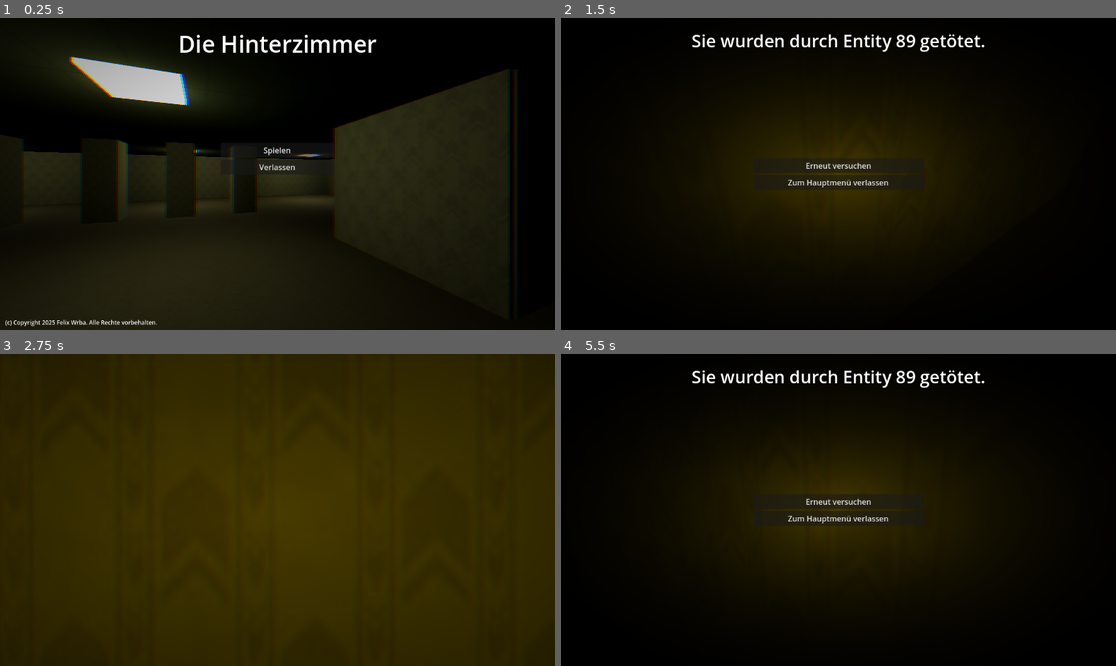
Above: before the commit, frames 1-4 (two rows, left to right).
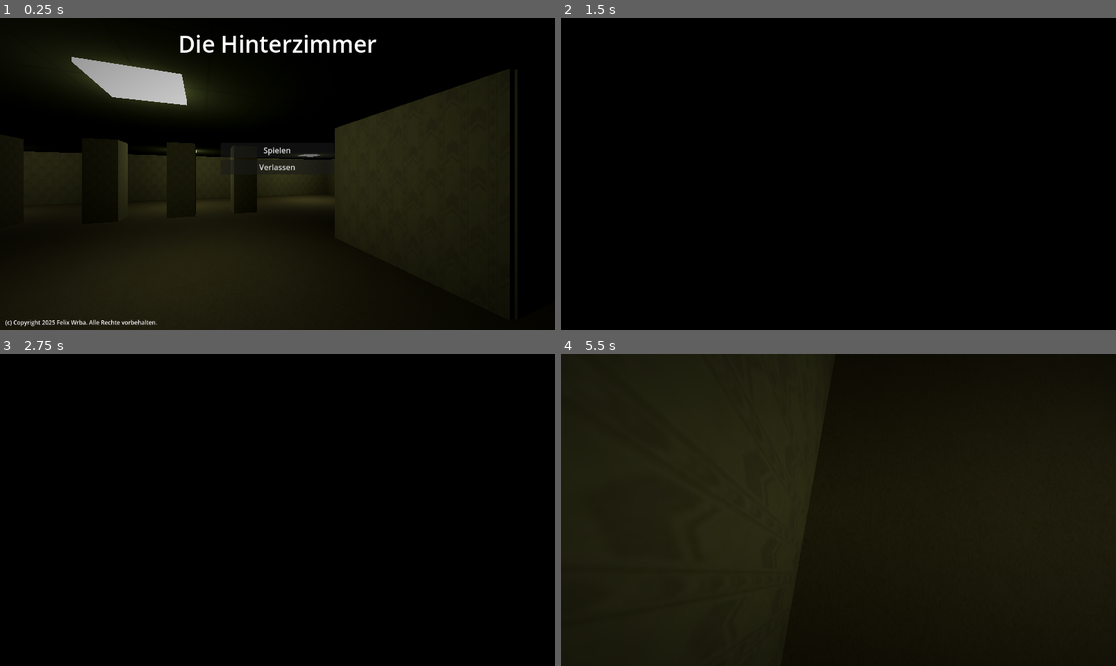
Above: after the commit, the same moments.

Repository: FelixWrba/backrooms_game
Game: Godot game, scene res://screens/menu.tscn
Two runs of this game, one before a commit and one after it. Both use one fixed random seed, a clock stepped at 60 frames per second and the inputs below.
Inputs (mouse positions are in pixels of both pictures, inside the frame that each line leads up to):
- Up to frame 1 (0.25 s): no input
- Up to frame 2 (1.5 s): click "Spielen" at 0.5 s; tap Enter at 1.25 s; move the mouse to (866, 174) at 1.27 s; hold Up (ui_up) from 1.28 s (still down)
- Up to frame 3 (2.75 s): tap Space (jump) at 1.52 s; release Up (ui_up) at 2 s; click (277, 500) at 2 s, where only the run before the commit has a clickable "Erneut versuchen"
- Up to frame 4 (5.5 s): tap Space (jump) at 2.75, 3.02, 4.25, 4.52, 5.27 s; move the mouse to (810, 510) at 2.77 s; hold Up (ui_up) 2.78-3.53 s; tap Enter at 3.5, 5 s; move the mouse to (894, 441) at 3.52 s; hold D (right) 3.53-4.28 s; move the mouse to (810, 572) at 4.27 s; hold Up (ui_up) 4.28-5.03 s; move the mouse to (1005, 556) at 5.02 s; hold A (left) from 5.03 s (still down)

The runs differ from the first frame. In frame 1, 1.0% of the frame differs, in the area x 5-94%, y 12-69%; in frame 2, 18%; in frame 3, 100%, in the area x 0-100%, y 0-100%; in frame 4, 30%.

Commit message:
Added smiler

Diff:
--- a/chunks.gd
+++ b/chunks.gd
@@ -1,6 +1,7 @@
 extends Node
 
 @onready var player: CharacterBody3D = $"../../player"
+const smiler = preload("uid://b8lldogimavgu")
 
 const chunkSize = 8
 const renderDistance = 8
@@ -19,6 +20,12 @@
 	load("res://chunks/11.tscn"),
 	load("res://chunks/12.tscn"),
 ]
+var darkChunks = {
+	6: Vector3(1.0, 1.5, 0.0),
+	7: Vector3(0.0, 1.5, 0.0),
+	8: Vector3(0.0, 1.5, 0.2),
+	12: Vector3(0.0, 1.5, 0.0),
+}
 var chunkWalls = [
 	[0, 0, 0, 0],
 	[0, 0, 0, 0],
@@ -114,6 +121,8 @@
 
 func createChunk(x: int, z: int) -> void:
 	const wallProbability = 0.3
+	const smilerProbability = 1
+
 	var top := int(randf() < wallProbability)
 	var right := int(randf() < wallProbability)
 	var bottom := int(randf() < wallProbability)
@@ -137,12 +146,17 @@
 	if possibleChunks.size() != 0:
 		selectedChunk = possibleChunks[randi_range(0, possibleChunks.size() - 1)]
 
-	var chunkInstance = chunkOptions[selectedChunk.id].instantiate()
+	var chunkInstance: Node = chunkOptions[selectedChunk.id].instantiate()
 	chunkInstance.position.x = x * chunkSize
 	chunkInstance.position.z = z * chunkSize
 	chunkInstance.rotation.y = deg_to_rad(selectedChunk.angle)
 	add_child(chunkInstance)
 
+	if darkChunks.has(selectedChunk.id) and randf() < smilerProbability:
+		var smilerInstance =  smiler.instantiate()
+		smilerInstance.position = darkChunks[selectedChunk.id]
+		chunkInstance.add_child(smilerInstance)
+
 	if not chunks.has(x):
 		chunks[x] = {}
 
--- a/effects.tscn
+++ b/effects.tscn
@@ -1,21 +1,11 @@
-[gd_scene load_steps=5 format=3 uid="uid://bua0ohmdym1mc"]
+[gd_scene load_steps=3 format=3 uid="uid://bua0ohmdym1mc"]
 
-[ext_resource type="Shader" uid="uid://cwmwpeq8srb15" path="res://rgb_displace.gdshader" id="1_nwluy"]
 [ext_resource type="Shader" uid="uid://bhbflk45jygr8" path="res://vignette.gdshader" id="2_ttf8j"]
-
-[sub_resource type="ShaderMaterial" id="ShaderMaterial_1hsv4"]
-shader = ExtResource("1_nwluy")
-shader_parameter/blur_amount = 9.499999986672947e-08
-shader_parameter/mix_amount = 0.0
-shader_parameter/color_over = Color(0, 0, 0, 1)
-shader_parameter/r_displacement = Vector2(3, 0)
-shader_parameter/g_displacement = Vector2(0, 0)
-shader_parameter/b_displacement = Vector2(-3, 0)
 
 [sub_resource type="ShaderMaterial" id="ShaderMaterial_753un"]
 shader = ExtResource("2_ttf8j")
 shader_parameter/outerRadius = 1.0
-shader_parameter/MainAlpha = 0.330000015675
+shader_parameter/color_over = Color(0, 0, 0, 0.38039216)
 
 [node name="Effects" type="Control"]
 layout_mode = 3
@@ -24,16 +14,6 @@
 anchor_bottom = 1.0
 grow_horizontal = 2
 grow_vertical = 2
-
-[node name="rgb_displace" type="ColorRect" parent="."]
-material = SubResource("ShaderMaterial_1hsv4")
-layout_mode = 1
-anchors_preset = 15
-anchor_right = 1.0
-anchor_bottom = 1.0
-grow_horizontal = 2
-grow_vertical = 2
-color = Color(0, 0, 0, 0)
 
 [node name="ColorRect" type="ColorRect" parent="."]
 material = SubResource("ShaderMaterial_753un")
--- a/main.tscn
+++ b/main.tscn
@@ -6,7 +6,9 @@
 [sub_resource type="Environment" id="Environment_0xm2m"]
 background_mode = 1
 background_color = Color(0.34360203, 0.28323072, 1.92523e-07, 1)
+background_energy_multiplier = 0.0
 ambient_light_color = Color(1, 1, 1, 1)
+ambient_light_energy = 0.0
 fog_mode = 1
 fog_light_color = Color(0.12347304, 0.12347304, 0.12347304, 1)
 fog_light_energy = 0.0
@@ -17,7 +19,7 @@
 
 [node name="Node3D" type="Node3D"]
 
-[node name="player" parent="." instance=ExtResource("1_ig7tw")]
+[node name="player" parent="." groups=["player"] instance=ExtResource("1_ig7tw")]
 transform = Transform3D(1, 0, 0, 0, 1, 0, 0, 0, 1, 0, 2.9172106, 4.5062265)
 
 [node name="level" parent="." instance=ExtResource("2_0xm2m")]
--- a/player.gd
+++ b/player.gd
@@ -7,6 +7,7 @@
 const MOUSE_SENSITIVITY = 0.5
 
 var isPaused = false
+var isDead = false
 
 func _ready() -> void:
 	Input.set_mouse_mode(Input.MOUSE_MODE_CAPTURED)
@@ -15,6 +16,9 @@
 	# Add the gravity.
 	if not is_on_floor():
 		velocity += get_gravity() * delta
+
+	if isDead:
+		return
 
 	# Handle jump.
 	if Input.is_action_just_pressed("jump") and is_on_floor():
@@ -33,6 +37,8 @@
 	move_and_slide()
 
 func _input(event) -> void:
+	if isDead: return
+
 	if event is InputEventMouseMotion and not isPaused:
 		rotate_y(deg_to_rad(-event.relative.x * MOUSE_SENSITIVITY))
 		head.rotate_x(deg_to_rad(-event.relative.y * MOUSE_SENSITIVITY))
@@ -45,15 +51,16 @@
 		get_node('head/Camera3D/pause').visible = true
 		Input.set_mouse_mode(Input.MOUSE_MODE_VISIBLE)
 
-	# Die
-	if Input.is_action_just_pressed('ui_up'):
-		get_tree().paused = true
-		get_node('head/Camera3D/death').visible = true
-		Input.set_mouse_mode(Input.MOUSE_MODE_VISIBLE)
-
 # Unpause game
 func _on_pause_continue_game() -> void:
-		get_tree().paused = false
-		isPaused = false
-		get_node('head/Camera3D/pause').visible = false
-		Input.set_mouse_mode(Input.MOUSE_MODE_CAPTURED)
+	get_tree().paused = false
+	isPaused = false
+	get_node('head/Camera3D/pause').visible = false
+	Input.set_mouse_mode(Input.MOUSE_MODE_CAPTURED)
+
+func die(faceAngle: Vector3) -> void:
+	rotate_y(faceAngle.y)
+	head.rotate_x(faceAngle.z)
+	isDead = true
+	$AnimationPlayer.play("death")
+	Input.set_mouse_mode(Input.MOUSE_MODE_VISIBLE)
--- a/player.tscn
+++ b/player.tscn
@@ -8,6 +8,109 @@
 [sub_resource type="CapsuleMesh" id="CapsuleMesh_sh265"]
 
 [sub_resource type="CapsuleShape3D" id="CapsuleShape3D_4flbx"]
+
+[sub_resource type="Animation" id="Animation_sweqy"]
+length = 2.0
+tracks/0/type = "bezier"
+tracks/0/imported = false
+tracks/0/enabled = true
+tracks/0/path = NodePath(".:rotation:x")
+tracks/0/interp = 1
+tracks/0/loop_wrap = true
+tracks/0/keys = {
+"handle_modes": PackedInt32Array(0, 2),
+"points": PackedFloat32Array(0, -0.25, 0, 0.25, 0, 1.5707964, -0.083333336, -0.2617994, 0, 0),
+"times": PackedFloat32Array(0, 0.5)
+}
+tracks/1/type = "value"
+tracks/1/imported = false
+tracks/1/enabled = true
+tracks/1/path = NodePath("head/Camera3D/death:visible")
+tracks/1/interp = 1
+tracks/1/loop_wrap = true
+tracks/1/keys = {
+"times": PackedFloat32Array(0, 0.8),
+"transitions": PackedFloat32Array(1, 1),
+"update": 1,
+"values": [false, true]
+}
+tracks/2/type = "bezier"
+tracks/2/imported = false
+tracks/2/enabled = true
+tracks/2/path = NodePath("head/Camera3D/death:modulate:a")
+tracks/2/interp = 1
+tracks/2/loop_wrap = true
+tracks/2/keys = {
+"handle_modes": PackedInt32Array(0, 2),
+"points": PackedFloat32Array(0, -0.25, 0, 0.25, 0, 1, -0.20000002, -0.16666667, 0, 0),
+"times": PackedFloat32Array(0, 1.2)
+}
+tracks/3/type = "bezier"
+tracks/3/imported = false
+tracks/3/enabled = true
+tracks/3/path = NodePath(".:position:y")
+tracks/3/interp = 1
+tracks/3/loop_wrap = true
+tracks/3/keys = {
+"handle_modes": PackedInt32Array(0, 2),
+"points": PackedFloat32Array(0, -0.25, 0, 0.25, 0, -0.45, -0.083333336, 0.075, 0, 0),
+"times": PackedFloat32Array(0, 0.5)
+}
+
+[sub_resource type="Animation" id="Animation_hqtel"]
+resource_name = "death"
+length = 2.0
+tracks/0/type = "bezier"
+tracks/0/imported = false
+tracks/0/enabled = true
+tracks/0/path = NodePath(".:rotation:x")
+tracks/0/interp = 1
+tracks/0/loop_wrap = true
+tracks/0/keys = {
+"handle_modes": PackedInt32Array(2, 0),
+"points": PackedFloat32Array(0, -0.25, 0, 0.25, 0, 1.5707964, -0.16666667, -0.2617994, 0, 0),
+"times": PackedFloat32Array(0, 0.6333333)
+}
+tracks/1/type = "value"
+tracks/1/imported = false
+tracks/1/enabled = true
+tracks/1/path = NodePath("head/Camera3D/death:visible")
+tracks/1/interp = 1
+tracks/1/loop_wrap = true
+tracks/1/keys = {
+"times": PackedFloat32Array(1, 1.1),
+"transitions": PackedFloat32Array(1, 1),
+"update": 1,
+"values": [false, true]
+}
+tracks/2/type = "bezier"
+tracks/2/imported = false
+tracks/2/enabled = true
+tracks/2/path = NodePath("head/Camera3D/death:modulate:a")
+tracks/2/interp = 1
+tracks/2/loop_wrap = true
+tracks/2/keys = {
+"handle_modes": PackedInt32Array(0, 2),
+"points": PackedFloat32Array(0, -0.25, 0, 0.25, 0, 1, -0.083333336, -0.16666667, 0, 0),
+"times": PackedFloat32Array(1, 1.5)
+}
+tracks/3/type = "bezier"
+tracks/3/imported = false
+tracks/3/enabled = true
+tracks/3/path = NodePath(".:position:y")
+tracks/3/interp = 1
+tracks/3/loop_wrap = true
+tracks/3/keys = {
+"handle_modes": PackedInt32Array(0, 0),
+"points": PackedFloat32Array(0, -0.25, 0, 0.25, 0, -0.45, -0.17, 0.075, 0, 0),
+"times": PackedFloat32Array(0, 0.6333333)
+}
+
+[sub_resource type="AnimationLibrary" id="AnimationLibrary_sweqy"]
+_data = {
+&"RESET": SubResource("Animation_sweqy"),
+&"death": SubResource("Animation_hqtel")
+}
 
 [node name="CharacterBody3D" type="CharacterBody3D"]
 script = ExtResource("1_4flbx")
@@ -32,5 +135,11 @@
 
 [node name="death" parent="head/Camera3D" instance=ExtResource("2_i3pqv")]
 visible = false
+modulate = Color(1, 1, 1, 0)
+
+[node name="AnimationPlayer" type="AnimationPlayer" parent="."]
+libraries = {
+&"": SubResource("AnimationLibrary_sweqy")
+}
 
 [connection signal="continue_game" from="head/Camera3D/pause" to="." method="_on_pause_continue_game"]
--- a/project.godot
+++ b/project.godot
@@ -51,5 +51,4 @@
 
 [rendering]
 
-renderer/rendering_method="gl_compatibility"
-renderer/rendering_method.mobile="gl_compatibility"
+renderer/rendering_method="mobile"
--- a/screens/death.tscn
+++ b/screens/death.tscn
@@ -1,12 +1,22 @@
-[gd_scene load_steps=5 format=3 uid="uid://b35mktx2ai8k0"]
+[gd_scene load_steps=7 format=3 uid="uid://b35mktx2ai8k0"]
 
 [ext_resource type="Script" uid="uid://bjuant4g0h6h6" path="res://screens/death.gd" id="1_u0uju"]
 [ext_resource type="Shader" uid="uid://bhbflk45jygr8" path="res://vignette.gdshader" id="2_43847"]
+[ext_resource type="Shader" uid="uid://cwmwpeq8srb15" path="res://rgb_displace.gdshader" id="3_0vewd"]
+
+[sub_resource type="ShaderMaterial" id="ShaderMaterial_41mcw"]
+shader = ExtResource("2_43847")
+shader_parameter/outerRadius = 1.0
+shader_parameter/color_over = Color(0.33, 0, 0, 0.43137255)
 
 [sub_resource type="ShaderMaterial" id="ShaderMaterial_0vewd"]
-shader = ExtResource("2_43847")
-shader_parameter/outerRadius = 1.0
-shader_parameter/MainAlpha = 0.750000035625
+shader = ExtResource("3_0vewd")
+shader_parameter/blur_amount = 0.0
+shader_parameter/mix_amount = 0.0
+shader_parameter/color_over = Color(0, 0, 0, 1)
+shader_parameter/r_displacement = Vector2(5, 0)
+shader_parameter/g_displacement = Vector2(0, 0)
+shader_parameter/b_displacement = Vector2(-5, 0)
 
 [sub_resource type="LabelSettings" id="LabelSettings_a6ppo"]
 font_size = 36
@@ -23,14 +33,13 @@
 script = ExtResource("1_u0uju")
 
 [node name="vignette" type="ColorRect" parent="."]
-material = SubResource("ShaderMaterial_0vewd")
+material = SubResource("ShaderMaterial_41mcw")
 layout_mode = 1
 anchors_preset = 15
 anchor_right = 1.0
 anchor_bottom = 1.0
 grow_horizontal = 2
 grow_vertical = 2
-color = Color(0, 0, 0, 0.14117648)
 
 [node name="rgb_displace" type="ColorRect" parent="."]
 material = SubResource("ShaderMaterial_0vewd")
@@ -43,6 +52,7 @@
 color = Color(0, 0, 0, 0.14117648)
 
 [node name="ui" type="Control" parent="."]
+process_mode = 3
 z_index = 1
 z_as_relative = false
 layout_mode = 1
--- a/screens/menu.tscn
+++ b/screens/menu.tscn
@@ -7,6 +7,7 @@
 [ext_resource type="PackedScene" uid="uid://bua0ohmdym1mc" path="res://effects.tscn" id="4_gq33n"]
 [ext_resource type="Script" uid="uid://bg2axuu48yq8f" path="res://screens/menu.gd" id="4_l48gv"]
 [ext_resource type="PackedScene" uid="uid://ddkmrk1vutgkq" path="res://chunks/12.tscn" id="5_ytr4m"]
+[ext_resource type="PackedScene" uid="uid://b8lldogimavgu" path="res://smiler.tscn" id="8_tsmig"]
 
 [sub_resource type="LabelSettings" id="LabelSettings_4hy44"]
 font_size = 48
@@ -53,6 +54,10 @@
 &"RESET": SubResource("Animation_ecwwl"),
 &"menu_animation": SubResource("Animation_l48gv")
 }
+
+[sub_resource type="Environment" id="Environment_tsmig"]
+background_energy_multiplier = 0.0
+ambient_light_energy = 0.0
 
 [node name="Node3D" type="Node3D"]
 
@@ -142,5 +147,12 @@
 [node name="12" parent="." instance=ExtResource("5_ytr4m")]
 transform = Transform3D(1, 0, 0, 0, 1, 0, 0, 0, 1, 0, 0, 16)
 
+[node name="smiler" parent="." instance=ExtResource("8_tsmig")]
+transform = Transform3D(1, 0, 0, 0, 1, 0, 0, 0, 1, -2.701, 1.629, 11.556325)
+isHostile = false
+
+[node name="WorldEnvironment" type="WorldEnvironment" parent="."]
+environment = SubResource("Environment_tsmig")
+
 [connection signal="pressed" from="Camera3D/menu/Control/play_button" to="Camera3D/menu" method="_on_play_button_pressed"]
 [connection signal="pressed" from="Camera3D/menu/Control/exit_button" to="Camera3D/menu" method="_on_exit_button_pressed"]
--- /dev/null
+++ b/smiler.gd
@@ -0,0 +1,37 @@
+extends Node3D
+
+@export var speed := 6.0
+@export var isHostile := true
+@export var attackDistance := 0.7
+
+@onready var player: CharacterBody3D
+
+var isChasingPlayer = false
+
+func _ready() -> void:
+	player = get_tree().get_first_node_in_group('player')
+
+func _process(delta: float) -> void:
+	if not isHostile: return
+	if player.isDead: return
+
+	look_at(Vector3(player.global_position.x, 1.4, player.global_position.z))
+
+	if isChasingPlayer:
+		var direction := (player.global_position - global_position)
+		if direction.length() > attackDistance:
+			direction = direction.normalized()
+			global_position += direction * speed * delta
+			global_position.y = 1.4
+		else:
+			isChasingPlayer = false
+			player.call('die', Vector3(deg_to_rad(rotation_degrees.x - 180), deg_to_rad(rotation_degrees.y - 180), 0))
+			$AnimationPlayer.play("smiler_attack")
+
+func _on_area_3d_body_entered(body: Node3D) -> void:
+	if body.is_in_group('player'):
+		isChasingPlayer = true
+
+func _on_area_3d_body_exited(body: Node3D) -> void:
+	if body.is_in_group('player'):
+		isChasingPlayer = false
--- /dev/null
+++ b/smiler.tscn
@@ -0,0 +1,112 @@
+[gd_scene load_steps=7 format=3 uid="uid://b8lldogimavgu"]
+
+[ext_resource type="Script" uid="uid://ckum0ewat6i5r" path="res://smiler.gd" id="1_cklaw"]
+[ext_resource type="Texture2D" uid="uid://bi0nis6norh6l" path="res://textures/smiler.png" id="1_y686f"]
+
+[sub_resource type="SphereShape3D" id="SphereShape3D_cklaw"]
+radius = 3.0
+
+[sub_resource type="Animation" id="Animation_cn3tx"]
+length = 10.0
+tracks/0/type = "bezier"
+tracks/0/imported = false
+tracks/0/enabled = true
+tracks/0/path = NodePath("Sprite3D:position:y")
+tracks/0/interp = 1
+tracks/0/loop_wrap = true
+tracks/0/keys = {
+"handle_modes": PackedInt32Array(0, 0),
+"points": PackedFloat32Array(0, -0.25, 0, 0.25, 0, -0.5, -0.083333336, 0.083333336, 0, 0),
+"times": PackedFloat32Array(0, 0.5)
+}
+tracks/1/type = "bezier"
+tracks/1/imported = false
+tracks/1/enabled = true
+tracks/1/path = NodePath("Sprite3D:position:z")
+tracks/1/interp = 1
+tracks/1/loop_wrap = true
+tracks/1/keys = {
+"handle_modes": PackedInt32Array(0, 2),
+"points": PackedFloat32Array(0, -0.25, 0, 0.25, 0, 0, -0.083333336, -0.20000002, 0, 0),
+"times": PackedFloat32Array(0, 0.5)
+}
+tracks/2/type = "bezier"
+tracks/2/imported = false
+tracks/2/enabled = true
+tracks/2/path = NodePath("Sprite3D:rotation:x")
+tracks/2/interp = 1
+tracks/2/loop_wrap = true
+tracks/2/keys = {
+"handle_modes": PackedInt32Array(0, 2),
+"points": PackedFloat32Array(0, -0.25, 0, 0.25, 0, 0, -0.083333336, -0.2617994, 0, 0),
+"times": PackedFloat32Array(0, 0.5)
+}
+
+[sub_resource type="Animation" id="Animation_cklaw"]
+resource_name = "smiler_attack"
+length = 10.0
+tracks/0/type = "bezier"
+tracks/0/imported = false
+tracks/0/enabled = true
+tracks/0/path = NodePath("Sprite3D:position:y")
+tracks/0/interp = 1
+tracks/0/loop_wrap = true
+tracks/0/keys = {
+"handle_modes": PackedInt32Array(0, 0),
+"points": PackedFloat32Array(0, -0.25, 0, 0.25, 0, -1.1, -0.083333336, 0.083333336, 0, 0),
+"times": PackedFloat32Array(0.5333333, 1.1333333)
+}
+tracks/1/type = "bezier"
+tracks/1/imported = false
+tracks/1/enabled = true
+tracks/1/path = NodePath("Sprite3D:position:z")
+tracks/1/interp = 1
+tracks/1/loop_wrap = true
+tracks/1/keys = {
+"handle_modes": PackedInt32Array(0, 0, 2, 0),
+"points": PackedFloat32Array(0, -0.25, 0, 0.25, 0, -0.9, -0.083333336, -0.083333336, 0, 0, -0.95, -0.009444456, 0.008333336, 0, 0, -0.95, -0.009444456, 0.008333336, 0, 0),
+"times": PackedFloat32Array(0.5333333, 1.1333333, 1.19, 1.25)
+}
+tracks/2/type = "bezier"
+tracks/2/imported = false
+tracks/2/enabled = true
+tracks/2/path = NodePath("Sprite3D:rotation:x")
+tracks/2/interp = 1
+tracks/2/loop_wrap = true
+tracks/2/keys = {
+"handle_modes": PackedInt32Array(0, 0),
+"points": PackedFloat32Array(0, -0.25, 0, 0.25, 0, -1.571, -0.083333336, -0.2617994, 0, 0),
+"times": PackedFloat32Array(0.5333333, 1.1333333)
+}
+
+[sub_resource type="AnimationLibrary" id="AnimationLibrary_ibney"]
+_data = {
+&"RESET": SubResource("Animation_cn3tx"),
+&"smiler_attack": SubResource("Animation_cklaw")
+}
+
+[node name="smiler" type="Node3D"]
+script = ExtResource("1_cklaw")
+
+[node name="Sprite3D" type="Sprite3D" parent="."]
+cast_shadow = 0
+pixel_size = 0.003
+texture = ExtResource("1_y686f")
+
+[node name="OmniLight3D" type="OmniLight3D" parent="."]
+light_color = Color(0, 0, 0, 1)
+light_negative = true
+omni_range = 4.0
+
+[node name="Area3D" type="Area3D" parent="."]
+
+[node name="CollisionShape3D" type="CollisionShape3D" parent="Area3D"]
+shape = SubResource("SphereShape3D_cklaw")
+
+[node name="AnimationPlayer" type="AnimationPlayer" parent="."]
+libraries = {
+&"": SubResource("AnimationLibrary_ibney")
+}
+
+[connection signal="body_entered" from="Area3D" to="." method="_on_area_3d_body_entered"]
+[connection signal="body_exited" from="Area3D" to="." method="_on_area_3d_body_exited"]
--- a/vignette.gdshader
+++ b/vignette.gdshader
@@ -1,11 +1,11 @@
 shader_type canvas_item;
 
 uniform float outerRadius : hint_range(0.0, 5.0) = 1.0;
-uniform float MainAlpha : hint_range(0.0, 1.0) = 0.5;
+uniform vec4 color_over : source_color;
 
 void fragment() {
 	float x = abs(UV.x-.5)*2.0;
 	float y = abs(UV.y-.5)*2.0;
 	float v = (sqrt((x*x)+(y*y))/outerRadius);
-	COLOR = vec4(0,0,0,v*MainAlpha);
+	COLOR = vec4(color_over.r, color_over.g, color_over.b, v*color_over.a);
 }
Not shown: 1 places in player.tscn that only renumber resources
Not shown: 1 places in screens/menu.tscn that only renumber resources
Not shown, added: smiler.gd.uid
Binary file added: textures/smiler.png
Not shown, added: textures/smiler.png.import
